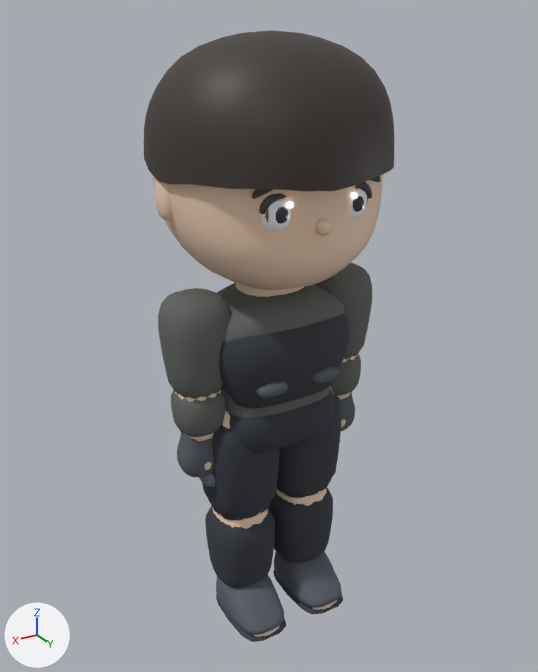
The glTF model apps/client/public/assets/models/characters/character.glb: old version first, new version second.
One viewpoint serves both versions: a camera (50 mm lens) standing at (0.701, 1.163, 1.222) and looking at (-0.01, -0.022, 0.629). The lights are fixed; the arrows at lower left show +X, +Y and +Z. The first picture is the older version. Where no turn or scale is listed for an object, it has been applied to the vertices.

Objects in the first picture: 'BootSoleL', 'BootSoleR', 'BootUpperL', 'BootUpperR', 'GloveL', 'GloveR', 'Hair', 'Head', 'PantsHips', 'PantsLegLowerL', 'PantsLegLowerR', 'PantsLegUpperL', 'PantsLegUpperR', 'PantsPocketR', 'Shirt', 'SleeveLowerL', 'SleeveLowerR', 'SleeveUpperL', 'SleeveUpperR', 'Vest', 'VestPouchL', 'VestPouchR' and 22 more.
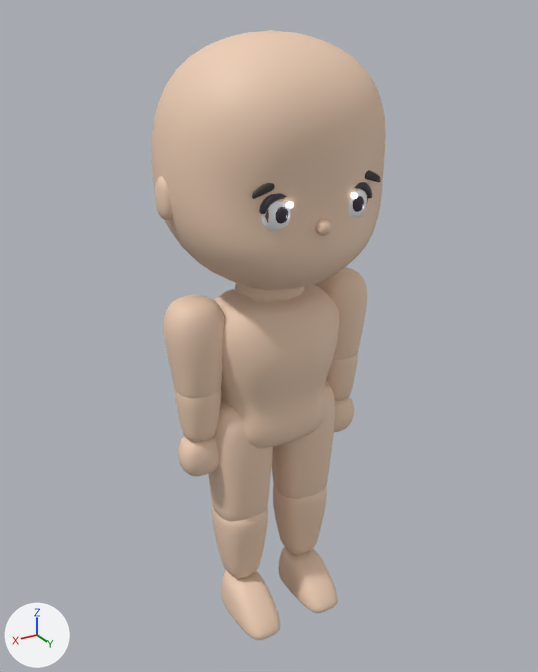
Patch to the scene script:
```diff
--- a/apps/client/public/assets/models/characters/character.glb.py
+++ b/apps/client/public/assets/models/characters/character.glb.py
@@ ob_shirt @@
-ob_shirt = bpy.data.objects.new('Shirt', me_mesh_031)
-ob_shirt.location = (0.0, 0.0, 0.47)
@@ ob_sleeveupperl @@
-ob_sleeveupperl = bpy.data.objects.new('SleeveUpperL', me_mesh_032)
-ob_sleeveupperl.location = (-0.163, 0.0, 0.679)
@@ ob_sleevelowerl @@
-ob_sleevelowerl = bpy.data.objects.new('SleeveLowerL', me_mesh_033)
-ob_sleevelowerl.location = (-0.163, 0.0, 0.564)
@@ ob_sleeveupperr @@
-ob_sleeveupperr = bpy.data.objects.new('SleeveUpperR', me_mesh_034)
-ob_sleeveupperr.location = (0.163, 0.0, 0.679)
@@ ob_sleevelowerr @@
-ob_sleevelowerr = bpy.data.objects.new('SleeveLowerR', me_mesh_035)
-ob_sleevelowerr.location = (0.163, 0.0, 0.564)
@@ ob_vest @@
-ob_vest = bpy.data.objects.new('Vest', me_mesh_036)
-ob_vest.location = (0.0, 0.0, 0.47)
@@ ob_vestpouchl @@
-ob_vestpouchl = bpy.data.objects.new('VestPouchL', me_mesh_037)
-ob_vestpouchl.location = (-0.059, 0.104, 0.566)
@@ ob_vestpouchr @@
-ob_vestpouchr = bpy.data.objects.new('VestPouchR', me_mesh_039)
-ob_vestpouchr.location = (0.059, 0.104, 0.566)
@@ ob_pantships @@
-ob_pantships = bpy.data.objects.new('PantsHips', me_mesh_041)
-ob_pantships.location = (0.0, 0.0, 0.47)
@@ ob_pantslegupperl @@
-ob_pantslegupperl = bpy.data.objects.new('PantsLegUpperL', me_mesh_042)
-ob_pantslegupperl.location = (-0.076, 0.0, 0.47)
@@ ob_pantsleglowerl @@
-ob_pantsleglowerl = bpy.data.objects.new('PantsLegLowerL', me_mesh_043)
-ob_pantsleglowerl.location = (-0.076, 0.0, 0.255)
@@ ob_pantslegupperr @@
-ob_pantslegupperr = bpy.data.objects.new('PantsLegUpperR', me_mesh_045)
-ob_pantslegupperr.location = (0.076, 0.0, 0.47)
@@ ob_pantsleglowerr @@
-ob_pantsleglowerr = bpy.data.objects.new('PantsLegLowerR', me_mesh_046)
-ob_pantsleglowerr.location = (0.076, 0.0, 0.255)
@@ ob_pantspocketr @@
-ob_pantspocketr = bpy.data.objects.new('PantsPocketR', me_mesh_047)
-ob_pantspocketr.location = (0.14, 0.0, 0.341)
@@ ob_bootupperl @@
-ob_bootupperl = bpy.data.objects.new('BootUpperL', me_mesh_049)
-ob_bootupperl.location = (-0.076, 0.0, 0.085)
@@ ob_bootsolel @@
-ob_bootsolel = bpy.data.objects.new('BootSoleL', me_mesh_050)
-ob_bootsolel.location = (-0.076, 0.0, 0.085)
@@ ob_bootupperr @@
-ob_bootupperr = bpy.data.objects.new('BootUpperR', me_mesh_052)
-ob_bootupperr.location = (0.076, 0.0, 0.085)
@@ ob_bootsoler @@
-ob_bootsoler = bpy.data.objects.new('BootSoleR', me_mesh_053)
-ob_bootsoler.location = (0.076, 0.0, 0.085)
@@ ob_glovel @@
-ob_glovel = bpy.data.objects.new('GloveL', me_mesh_054)
-ob_glovel.location = (-0.163, 0.0, 0.459)
@@ ob_glover @@
-ob_glover = bpy.data.objects.new('GloveR', me_mesh_055)
-ob_glover.location = (0.163, 0.0, 0.459)
@@ ob_hair @@
-ob_hair = bpy.data.objects.new('Hair', me_mesh_056)
-ob_hair.location = (0.0, 0.0, 0.76)
```

What differs and where, as boxes (x1, y1, x2, y2) in the pictures (538 x 672 px):
'Hair', deleted: before (144, 30, 394, 191)
'Vest', deleted: before (219, 314, 350, 409)
'SleeveUpperR', deleted: before (158, 288, 230, 399)
'Shirt', deleted: before (217, 282, 345, 418)
'PantsLegUpperR', deleted: before (202, 425, 280, 520)
'PantsLegLowerR', deleted: before (205, 506, 275, 587)
'PantsLegUpperL', deleted: before (277, 393, 342, 498)
'PantsHips', deleted: before (229, 388, 335, 453)
'PantsLegLowerL', deleted: before (268, 488, 333, 563)
'BootUpperR', deleted: before (216, 574, 285, 635)
'SleeveUpperL', deleted: before (315, 263, 372, 359)
'BootUpperL', deleted: before (274, 551, 342, 608)
'SleeveLowerR', deleted: before (171, 390, 226, 437)
'GloveR', deleted: before (177, 432, 214, 477)
'SleeveLowerL', deleted: before (330, 354, 361, 396)
'BootSoleR', deleted: before (216, 594, 286, 642)
'BootSoleL', deleted: before (273, 570, 343, 614)
'GloveL', deleted: before (340, 392, 355, 431)
'VestPouchR', deleted: before (256, 382, 288, 398)
'VestPouchL', deleted: before (312, 367, 339, 383)
'PantsPocketR', deleted (mostly hidden): before (199, 473, 215, 487)
'Head', unchanged, uncovered by the edit: before (153, 174, 383, 290); after (151, 30, 386, 290)
'Torso', unchanged, uncovered by the edit: after (214, 284, 339, 449)
'ArmUpperR', unchanged, uncovered by the edit: after (163, 295, 224, 398)
'LegUpperR', unchanged, uncovered by the edit: before (215, 411, 265, 522); after (208, 400, 273, 522)
